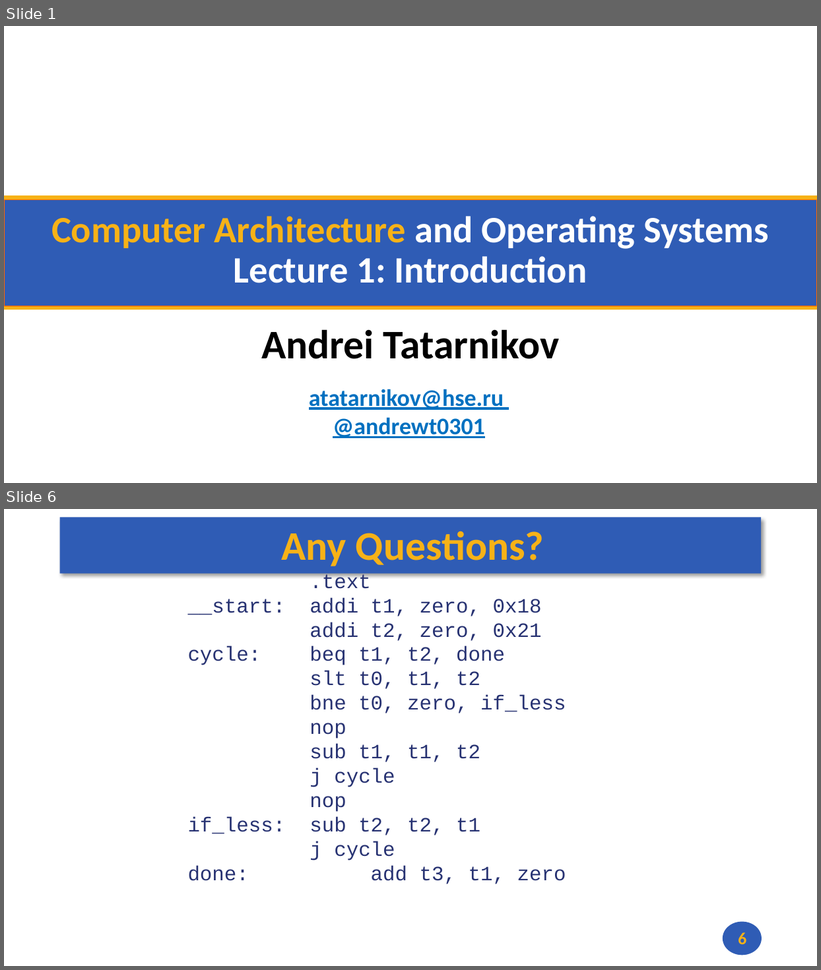
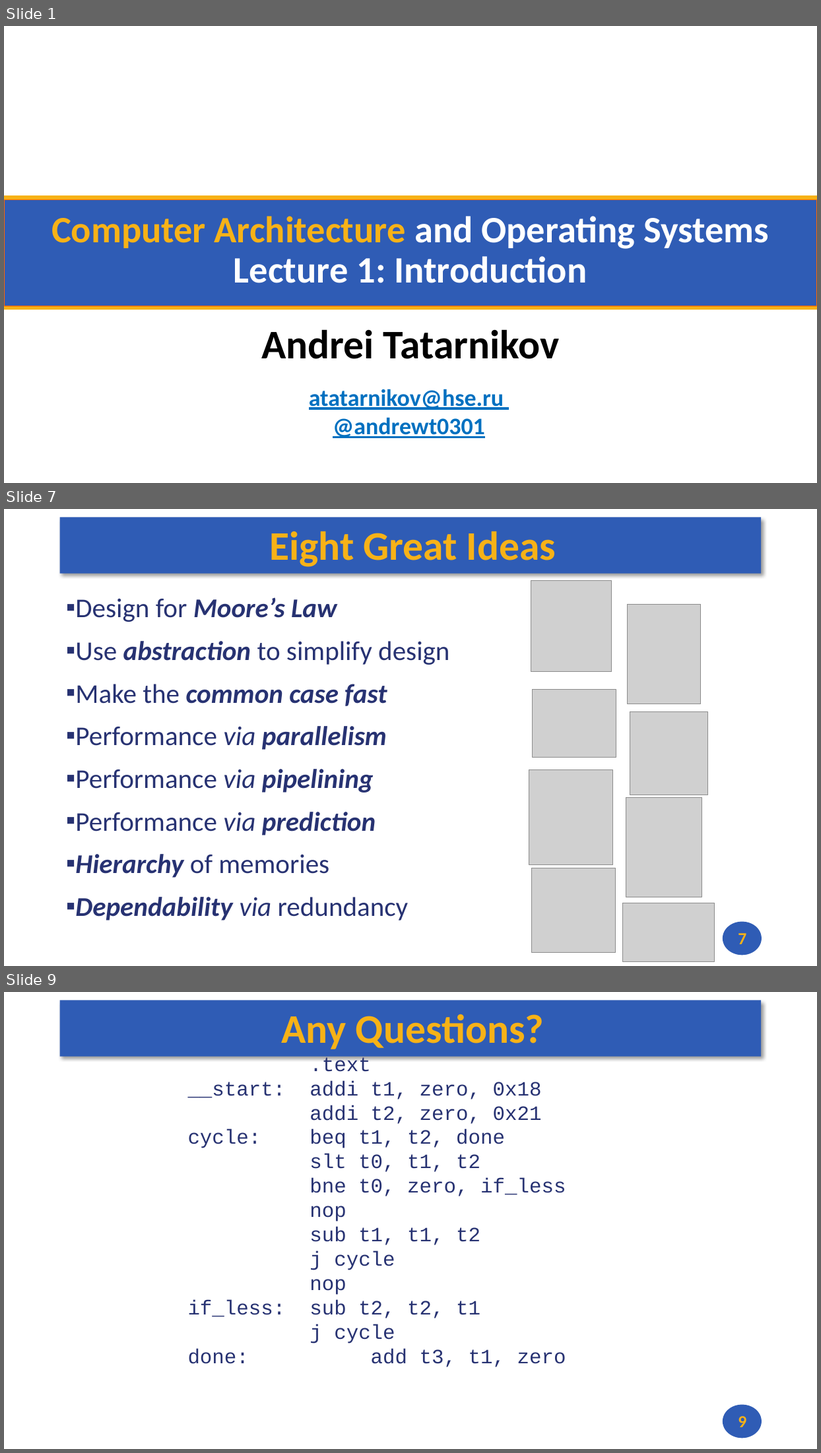
Before and after one commit to andrewt0301/hse-acos-course, a slide deck: docs/part1ca/01_Introduction/CA_Lecture_01.pptx. Shown one above the other, each under a label of ours: slides 1 and 6 before the commit, slides 1, 7 and 9 after it; the slides between them are not shown. The pictures are 821x970 and 821x1453 pixels, drawn with LibreOffice and Linux fonts; fonts in the diff are those of the drawing; grey boxes stand for pictures; background and template pictures are left out. Boxes give left, top, right and bottom in pixels: in the first picture for what was removed or moved away, otherwise in the second. Text is boxed around its words. In the diff, an @@ line names an element or a change of style, - is before the commit and + after.

```diff
--- a/docs/part1ca/01_Introduction/CA_Lecture_01.pptx
+++ b/docs/part1ca/01_Introduction/CA_Lecture_01.pptx
@@ slide 7 added at <box>4,509,817,966</box>, background #FFFFFF; not listed: 2 template elements that a slide beside it also shows @@
@@ title added at <box>270,531,556,567</box>, 48 pt, text #F7B217, bold @@
+Eight Great Ideas
@@ picture added at <box>531,581,612,672</box> @@
@@ text added at <box>75,597,450,921</box>, 32 pt, text #273272, italic @@
+▪ Design for Moore’s Law
+▪ Use abstraction to simplify design
+▪ Make the common case fast
+▪ Performance via parallelism
+▪ Performance via pipelining
+▪ Performance via prediction
+▪ Hierarchy of memories
+▪ Dependability via redundancy
@@ picture added at <box>628,604,700,704</box> @@
@@ picture added at <box>532,690,616,757</box> @@
@@ picture added at <box>630,712,708,795</box> @@
@@ picture added at <box>529,770,613,865</box> @@
@@ picture added at <box>626,797,702,897</box> @@
@@ picture added at <box>531,869,616,953</box> @@
@@ picture added at <box>622,904,715,963</box> @@
@@ page number added at <box>738,933,746,945</box>, 20 pt, text #F7B217, bold @@
+7
@@ what was slide 6 is now slide 9 @@
@@ page number at <box>738,1416,746,1428</box>: text changed @@
-6
+9
```
Also in this commit, not shown: 4 slides changed, 2 other slides added, 1 other file.
